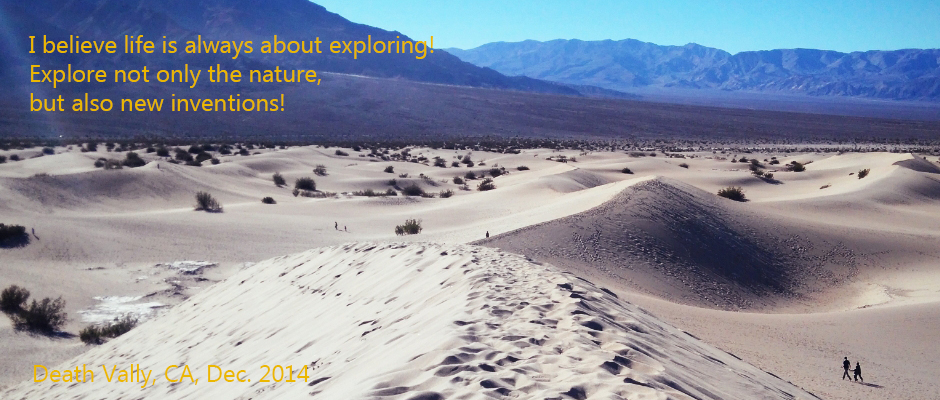
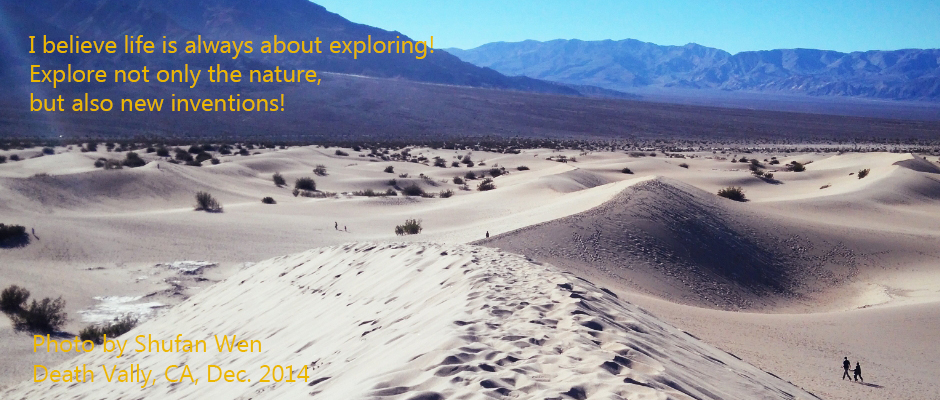
Layer changes from the first (940, 400) image to the second:
added layer "Photo by Shufan Wen" above "Death Vally, CA, Dec. 2014" over [34, 334, 261, 358]
